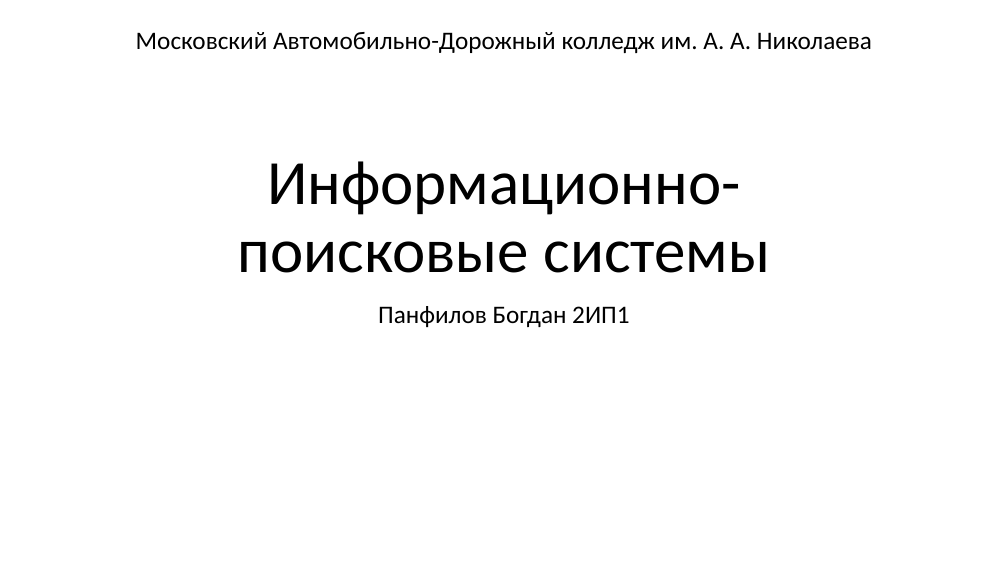
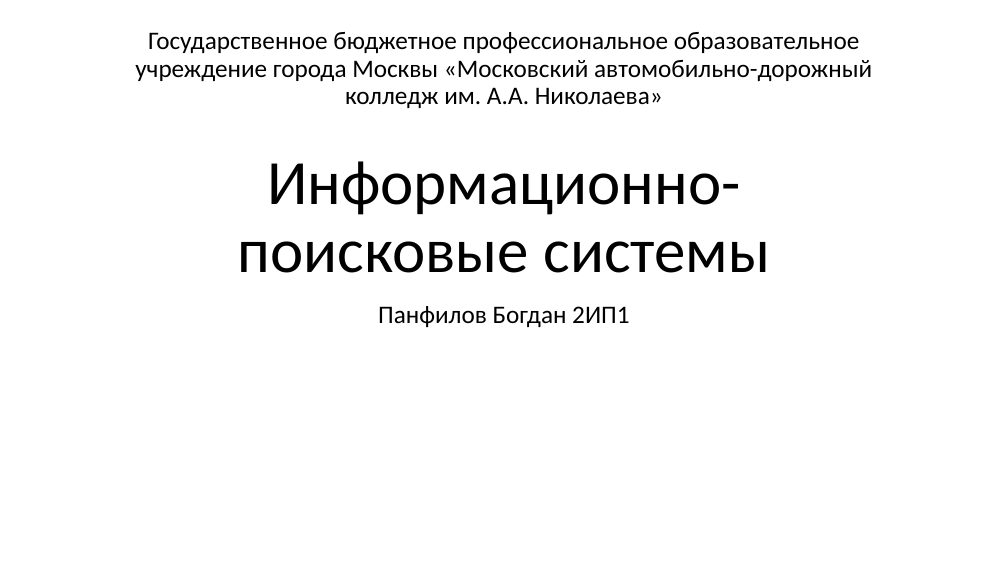
Before and after one commit to ZXTgbh/Laboratornaya-, a slide deck: slide 1 of pr_1.pptx. Drawn at 1008x567 pixels with LibreOffice and Linux fonts; fonts in the diff are those of the drawing. Boxes give left, top, right and bottom in pixels: in the first picture for what was removed or moved away, otherwise in the second. Text is boxed around its words. In the diff, an @@ line names an element or a change of style, - is before the commit and + after.

```diff
--- a/pr_1.pptx
+++ b/pr_1.pptx
@@ text at (135, 32, 872, 108): text changed @@
-Московский Автомобильно-Дорожный колледж им. А. А. Николаева
+Государственное бюджетное профессиональное образовательное учреждение города Москвы «Московский автомобильно-дорожный колледж им. А.А. Николаева»
```
Also in this commit, not shown: 1 other slide changed.
